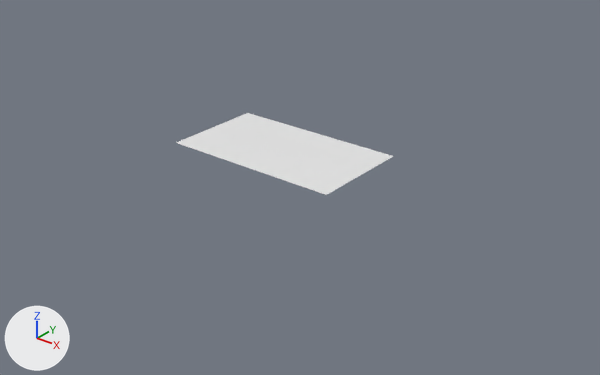
The FBX model Tower Defense/Assets/3D models/basis.fbx as it was, and as the next commit left it.
Camera for both pictures: a 50 mm camera at (174.5, -214.2, 119.8) aimed at (6.1, -3.7, -10.7). Arrows for +X, +Y and +Z are at lower left; the lights stay in place.

Script lines for the objects in view, before the commit:
```python
me_plane = bpy.data.meshes.new('Plane')
me_plane.from_pydata(...)  # 2272 vertices, 2107 faces; spans x -40.0..30.0, y -20.0..20.0, z 0.0
# faces by material slot: [7, 1050, 1050]
me_plane.materials.append(mat_takas)  # white #e7e7e7
me_plane.materials.append(mat_langelis1)  # white #e7e7e7
me_plane.materials.append(mat_langelis2)  # white #e7e7e7
ob_plane = bpy.data.objects.new('Plane', me_plane)
ob_plane.location = (0.0, 0.0, 0.0)
```
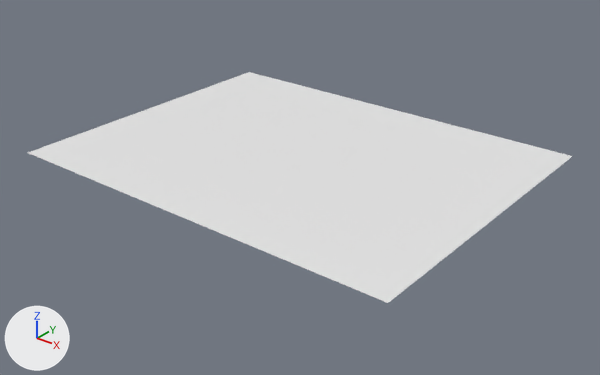
Changed parts and their boxes [x1, y1, x2, y2] in the pictures (600 x 375 px):
'Plane', reshaped (150% wider, 180% taller)
    before: [176, 113, 393, 195]
    after: [28, 72, 572, 303]
part 1 of me_plane, added
    after: [28, 72, 572, 303]

The change, as a list of edits to the scene's bpy script:
```text
Add mat_zolyte:
    mat_zolyte = principled_material('zolyte')
    mat_zolyte.base_color = (0.8, 0.8, 0.8)  # white #e7e7e7
    mat_zolyte.roughness = 0.553
Change me_plane:
    used by ob_plane; location = (0.0, 0.0, 0.0)
    remove me_plane.from_pydata(...)  # 2272 vertices, 2107 faces; spans x -40.0..30.0, y -20.0..20.0, z 0.0
    add me_plane.from_pydata(...)  # 2935 vertices, 2933 faces; spans x -75.0..80.0, y -60.0..60.0, z 0.0
    me_plane part 1: 663 vertices added at x -75.0..80.0, y -60.0..60.0, z 0.0
    add me_plane.materials.append(mat_zolyte)  # white #e7e7e7
```
